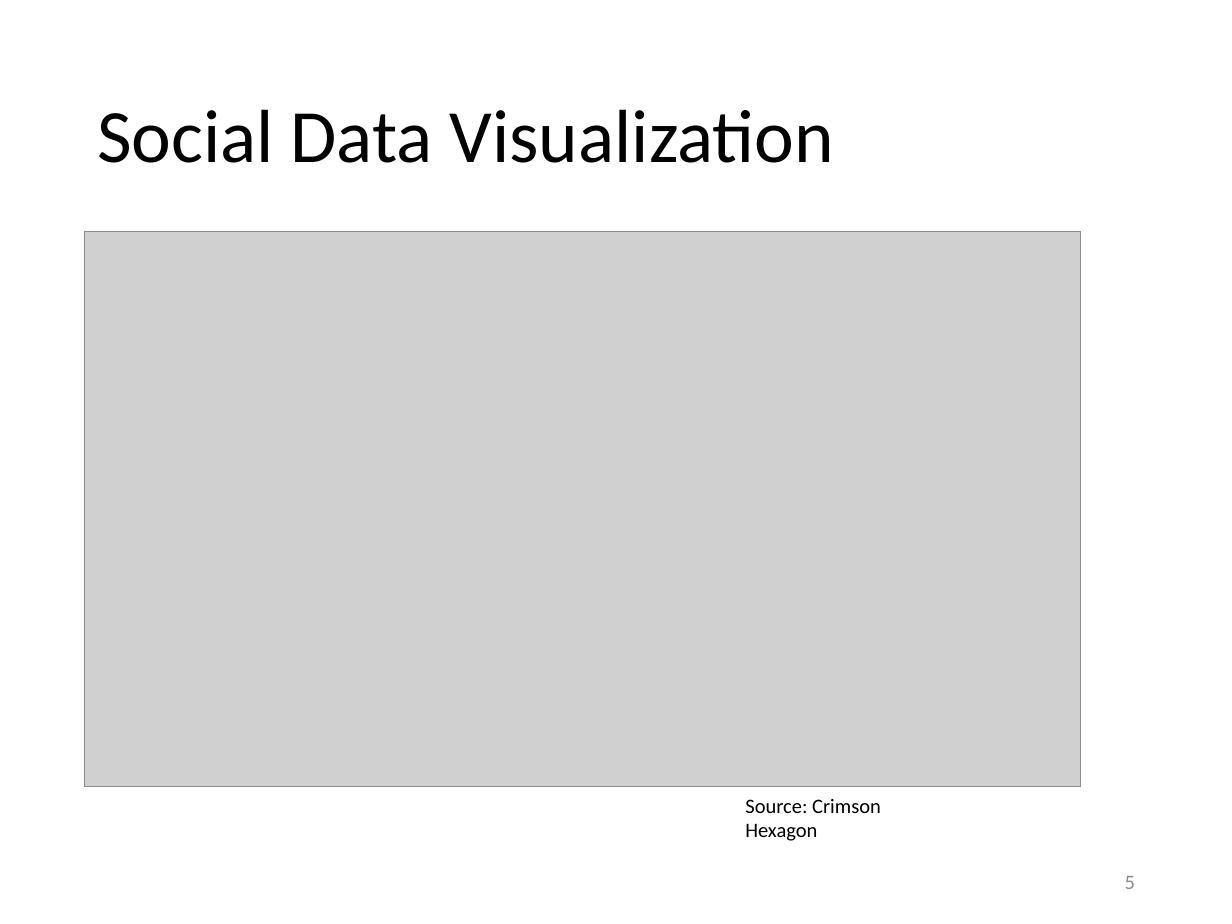
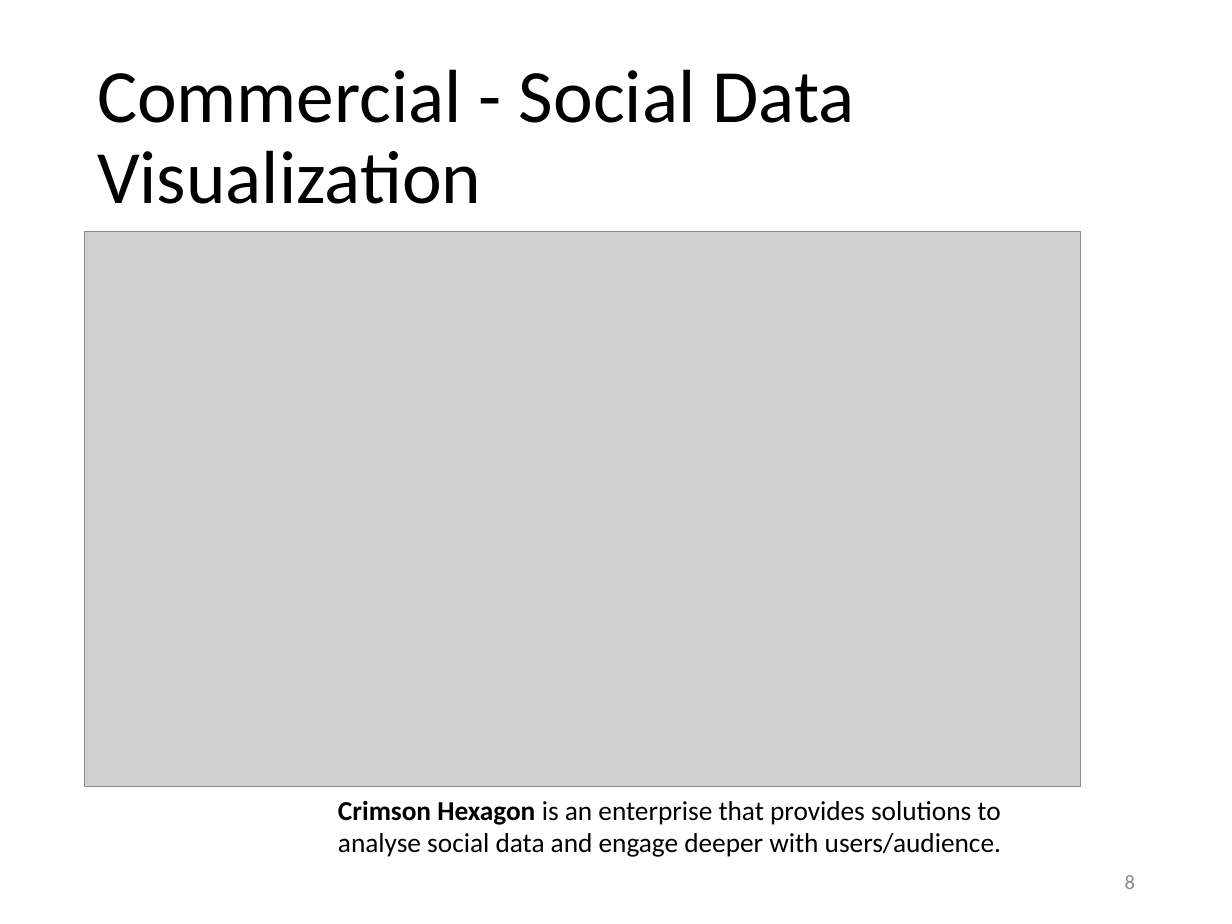
Before and after one commit to evhart/smasac-tutorial, a slide deck: slide 8 of slides/pptx/6-visualisation.pptx (slide 5 before the commit). Drawn at 1232x924 pixels with LibreOffice and Linux fonts; fonts in the diff are those of the drawing; grey boxes stand for pictures. Boxes give left, top, right and bottom in pixels: in the first picture for what was removed or moved away, otherwise in the second. Text is boxed around its words. In the diff, an @@ line names an element or a change of style, - is before the commit and + after.

```diff
--- a/slides/pptx/6-visualisation.pptx
+++ b/slides/pptx/6-visualisation.pptx
@@ title at bbox=[97, 69, 854, 204]: text changed @@
-Social Data Visualization
+Commercial - Social Data Visualization
@@ text at bbox=[338, 801, 1001, 857]: text changed; size 12 to 16 pt @@
-Source: Crimson Hexagon
+Crimson Hexagon is an enterprise that provides solutions to analyse social data and engage deeper with users/audience.
@@ page number at bbox=[1125, 875, 1135, 889]: text changed @@
-5
+8
```
Also in this commit, not shown: 3 other slides changed, 3 slides added.
